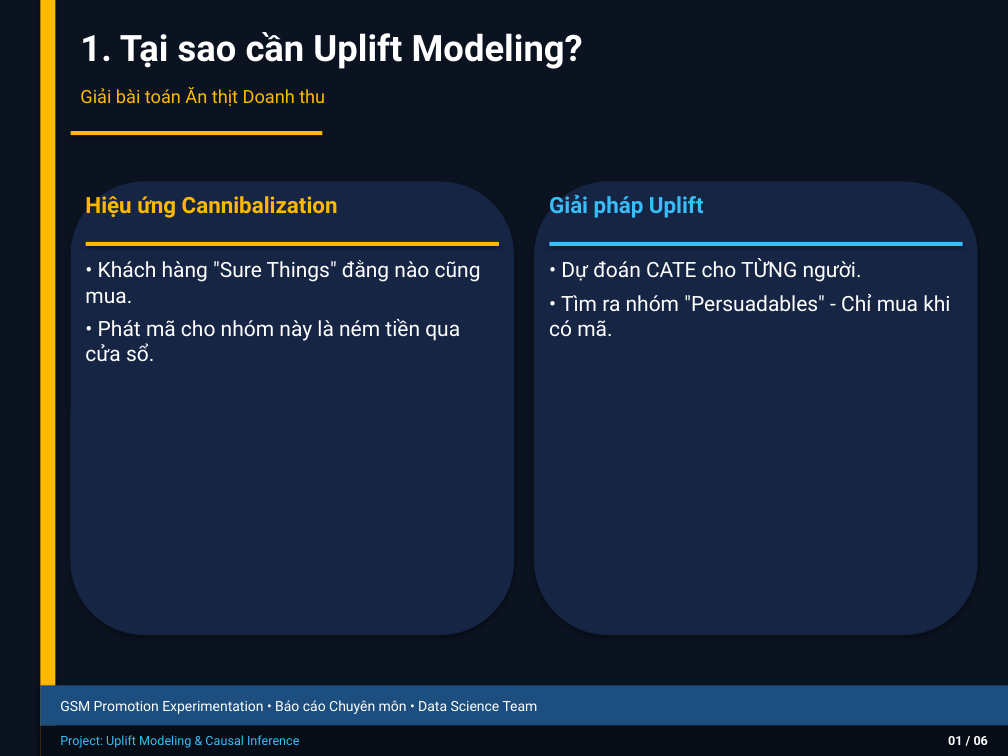
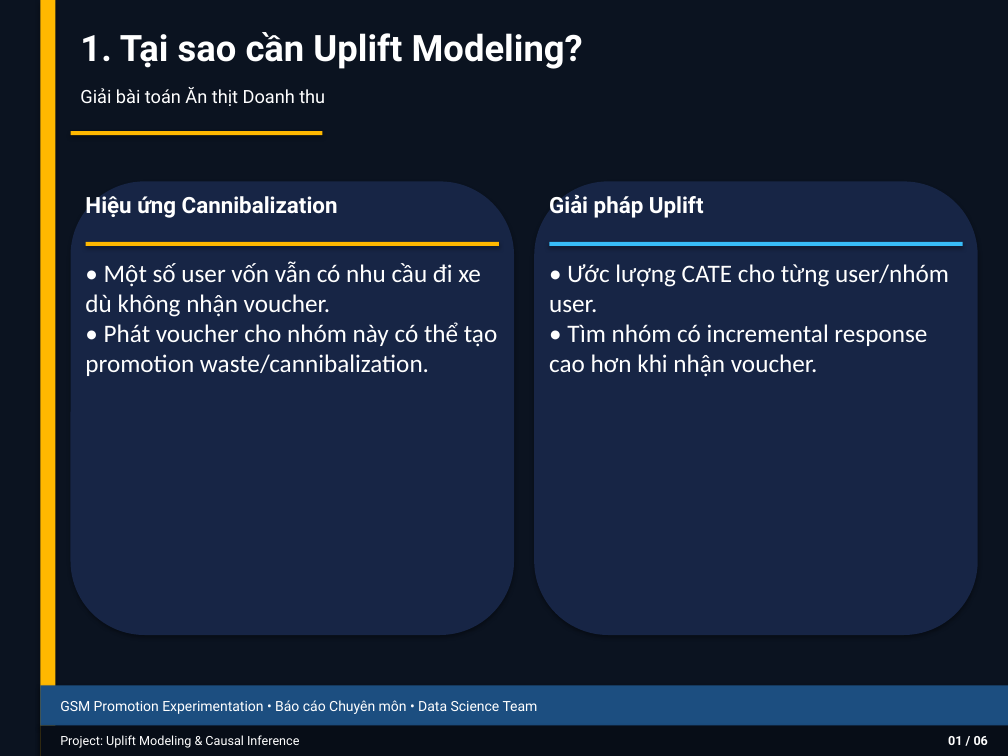
Before and after one commit to thaibuivan/GSM-promotion-experimentation, a slide deck: slide 2 of docs/Week5_Uplift_Modeling_Summary.pptx. Drawn at 1008x756 pixels with LibreOffice and Linux fonts; fonts in the diff are those of the drawing. Boxes give left, top, right and bottom in pixels: in the first picture for what was removed or moved away, otherwise in the second. Text is boxed around its words. In the diff, an @@ line names an element or a change of style, - is before the commit and + after.

```diff
--- a/docs/Week5_Uplift_Modeling_Summary.pptx
+++ b/docs/Week5_Uplift_Modeling_Summary.pptx
@@ text "Giải bài toán Ăn thịt ..." at box(80, 87, 325, 106): text colour #FFB800 to #FFFFFF @@
@@ text "Hiệu ứng Cannibalization" at box(85, 196, 338, 218): text colour #FFB800 to #FFFFFF @@
@@ text "Giải pháp Uplift" at box(549, 194, 704, 218): text colour #38BDF8 to #FFFFFF @@
@@ text at box(85, 261, 497, 376): text changed; size 15 to 18 pt; font Roboto to Calibri @@
-• Khách hàng "Sure Things" đằng nào cũng mua.
-• Phát mã cho nhóm này là ném tiền qua cửa sổ.
+• Một số user vốn vẫn có nhu cầu đi xe dù không nhận voucher.
+• Phát voucher cho nhóm này có thể tạo promotion waste/cannibalization.
@@ text at box(549, 264, 949, 377): text changed; size 15 to 18 pt; font Roboto to Calibri @@
-• Dự đoán CATE cho TỪNG người.
-• Tìm ra nhóm "Persuadables" - Chỉ mua khi có mã.
+• Ước lượng CATE cho từng user/nhóm user.
+• Tìm nhóm có incremental response cao hơn khi nhận voucher.
@@ text "Project: Uplift Modeling & Causal ..." at box(60, 735, 299, 748): text colour #38BDF8 to #FFFFFF @@
```
Also in this commit, not shown: 6 other slides changed, 5 other files.
